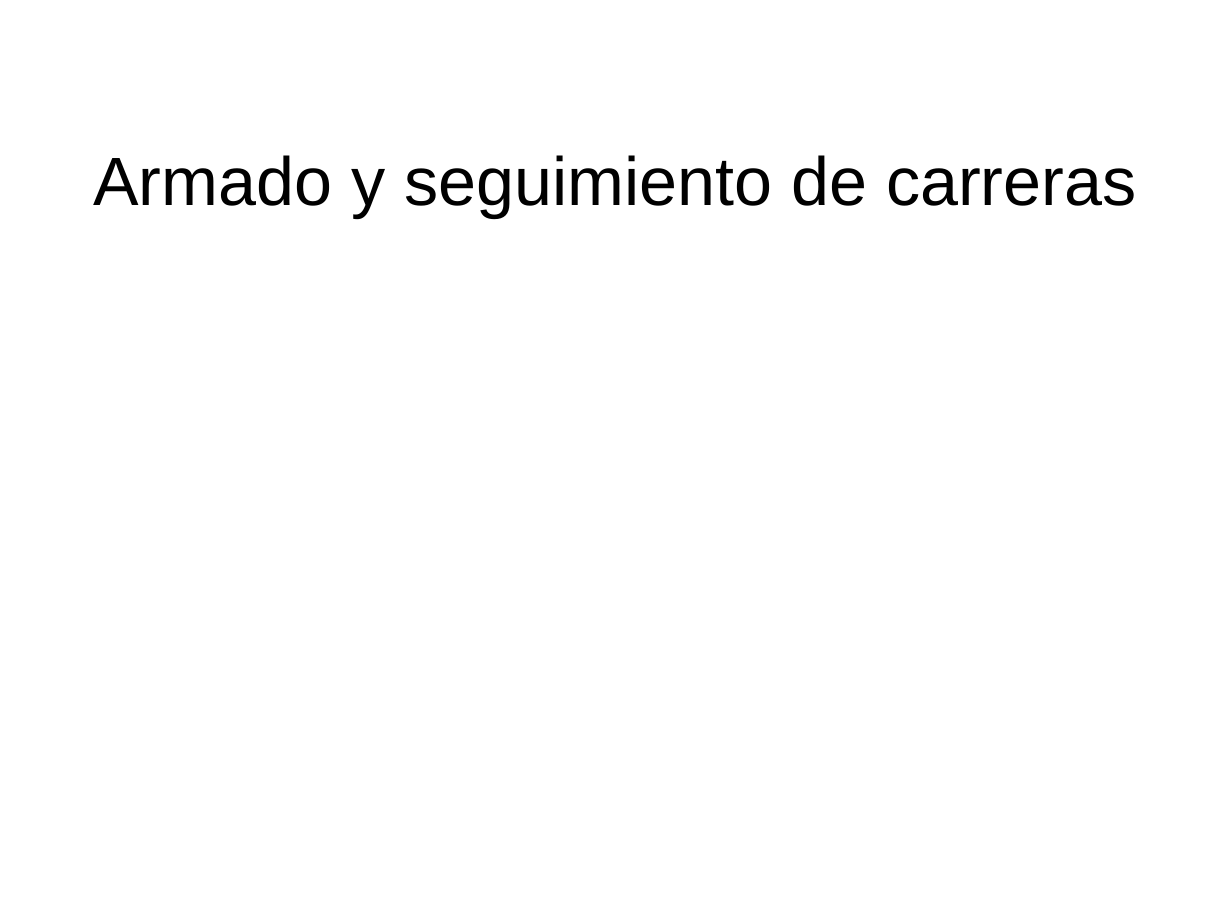
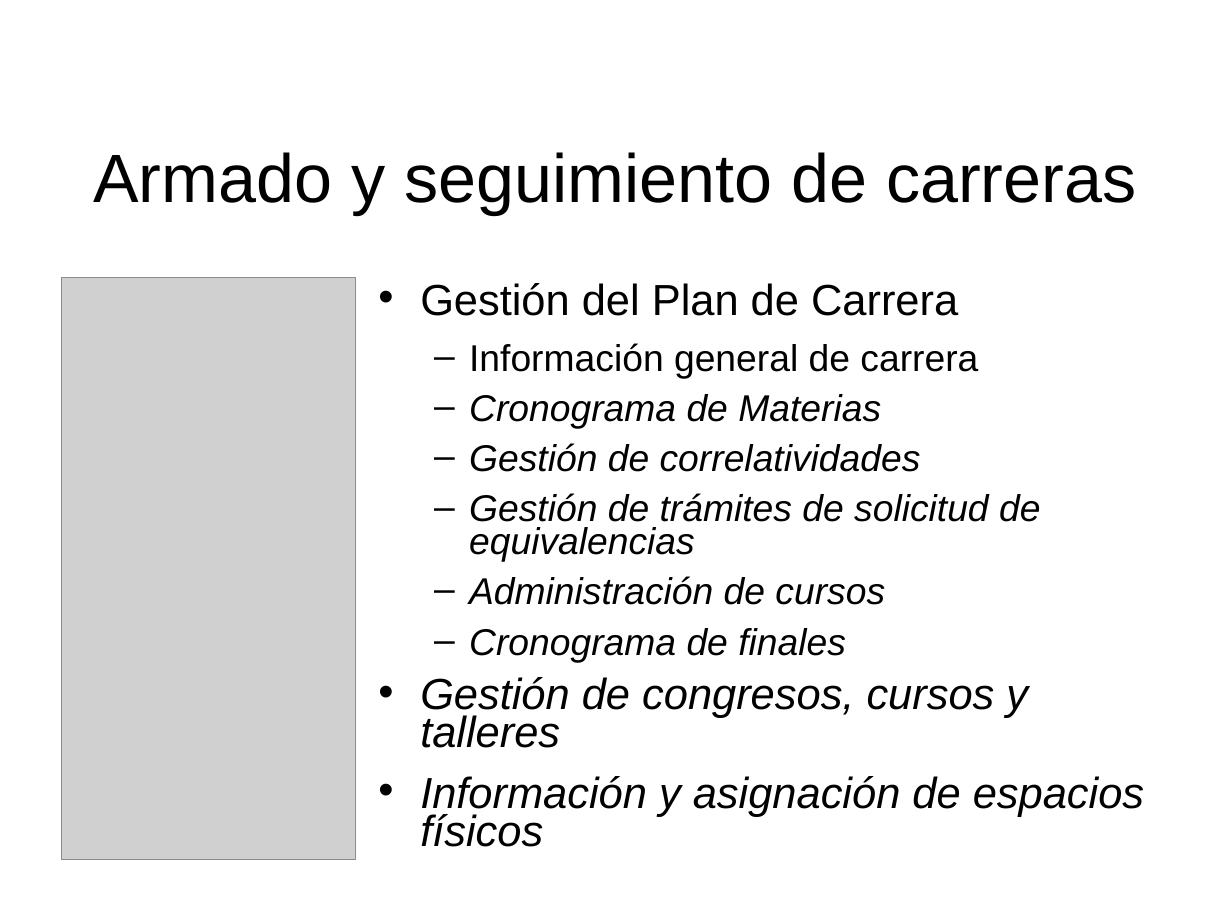
Before and after one commit to afichera/deukin, a slide deck: slide 4 of presentación.ppt. Drawn at 1232x924 pixels with LibreOffice and Linux fonts; fonts in the diff are those of the drawing; grey boxes stand for pictures; background and template pictures are left out. Boxes give left, top, right and bottom in pixels: in the first picture for what was removed or moved away, otherwise in the second. Text is boxed around its words. In the diff, an @@ line names an element or a change of style, - is before the commit and + after.

```diff
--- a/presentación.ppt
+++ b/presentación.ppt
@@ picture added at box(61, 277, 356, 860) @@
@@ text added at box(420, 283, 1144, 847), 24 pt, text #000000, italic @@
+• Gestión del Plan de Carrera
+  – Información general de carrera
+  – Cronograma de Materias
+  – Gestión de correlatividades
+  – Gestión de trámites de solicitud de equivalencias
+  – Administración de cursos
+  – Cronograma de finales
+• Gestión de congresos, cursos y talleres
+• Información y asignación de espacios físicos
```
Also in this commit, not shown: 5 other slides changed, 2 slides added, 3 slides removed.
